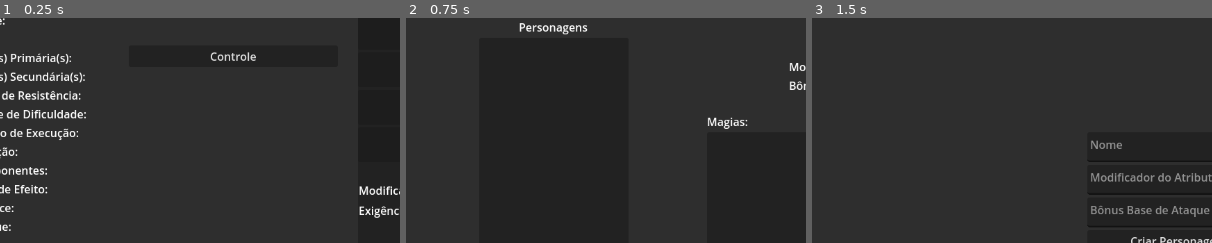
Above: before the commit, frames 1-3 (left to right).
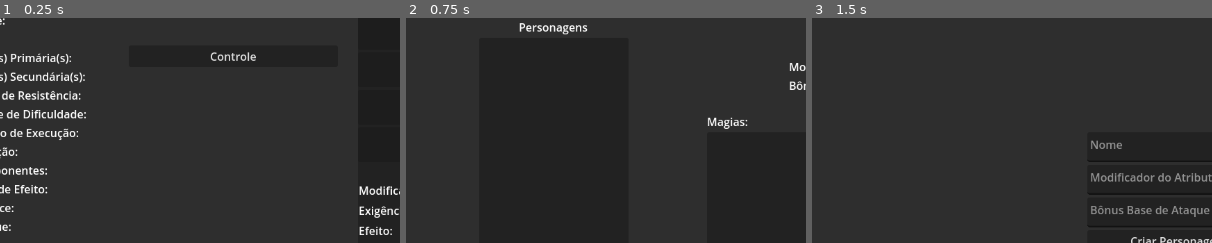
Above: after the commit, the same moments.

Repository: GuiSantosHashDaSilva/ArquivosDeMagnavia
Game: Godot game, scene res://Cenas/detalhes_magia.tscn
Two runs of this game, one before a commit and one after it. Both use one fixed random seed, a clock stepped at 60 frames per second and the inputs below. The project has no main scene, so this scene is started directly.
Inputs:
- Up to frame 1 (0.25 s): no input
- Up to frame 2 (0.75 s): click "Voltar" at 0.5 s
- Up to frame 3 (1.5 s): click "Criar Personagem" at 1.25 s
The pictures show only the part of the screen within x 4-54%, y 11-61%; the shares and areas given below are measured in that part.

The runs differ from the first frame. In frame 1, 0.2% of the frame differs, in the area x 89-98%, y 92-97%; in frame 2, nothing differs; in frame 3, nothing differs.
Error before the commit: Invalid access to property or key 'nome' on a base object of type 'Nil'. (res://Scripts/detalhes_magia.gd:32)
Error after the commit: Invalid access to property or key 'nome' on a base object of type 'Nil'. (res://Scripts/detalhes_magia.gd:33)

Commit message:
Modificação "adicionar condição" implementada

Diff:
--- a/Cenas/detalhes_magia.tscn
+++ b/Cenas/detalhes_magia.tscn
@@ -3,7 +3,7 @@
 [ext_resource type="Script" path="res://Scripts/detalhes_magia.gd" id="1_ur63k"]
 [ext_resource type="PackedScene" uid="uid://btrvnua8ljb3n" path="res://Cenas/button_modificador_add_0.tscn" id="2_0c3mr"]
 
-[node name="DetalhesMagia" type="Control" node_paths=PackedS …(257 unchanged characters)… , "labelModificadores", "labelDescricao")]
+[node name="DetalhesMagia" type="Control" node_paths=PackedS …(257 unchanged characters)… , "labelModificadores", "labelDescricao", "labelEfeito")]
 layout_mode = 3
 anchors_preset = 15
 anchor_right = 1.0
@@ -29,6 +29,7 @@
 labelCustoMod = NodePath("mainPanel/panelCaracteristicas/VBoxContainer2/HBoxContainer/labelCustoMod")
 labelModificadores = NodePath("mainPanel/VBoxLabelsDesc/labelModificadores")
 labelDescricao = NodePath("mainPanel/VBoxLabelsDesc/richTextLabelDescricao")
+labelEfeito = NodePath("mainPanel/panelCaracteristicas/VBoxContainer2/richTextLabelEfeito")
 
 [node name="mainPanel" type="Panel" parent="."]
 layout_mode = 1
@@ -239,6 +240,11 @@
 text = "Exigência:"
 autowrap_mode = 2
 
+[node name="richTextLabelEfeito" type="RichTextLabel" parent="mainPanel/panelCaracteristicas/VBoxContainer2"]
+custom_minimum_size = Vector2(0, 150)
+layout_mode = 2
+text = "Efeito:"
+
 [node name="ButtonModificadorAdd0" parent="mainPanel" instance=ExtResource("2_0c3mr")]
 layout_mode = 0
 offset_left = 233.0
--- a/Scripts/detalhes_magia.gd
+++ b/Scripts/detalhes_magia.gd
@@ -19,6 +19,7 @@
 @export var labelCustoMod: Label;
 @export var labelModificadores: Label;
 @export var labelDescricao: RichTextLabel;
+@export var labelEfeito: RichTextLabel;
 #endregion
 
 var nomeMod:String;
@@ -59,12 +60,48 @@
 
 func _on_button_modificador_add_0_botao_status() -> void:
 	nomeMod = "Adicionar Condição";
-	efeitoMod = "Concede ao feitiço a capacidade de impor uma o …(233 unchanged characters)…  da característica “DURAÇÃO PROLONGADA”.
-Uma condição deve sempre exigir um Teste de Resistência para que a criatura possa não sofrer seus efeitos.";
+	efeitoMod = "Concede ao feitiço a capacidade de impor uma o …(233 unchanged characters)…  da característica “DURAÇÃO PROLONGADA”. Uma condição deve sempre exigir um Teste de Resistência para que a criatura possa não sofrer seus efeitos.";
 	exigenciaMod = "Nenhuma."
 	labelModificador.text = "Modificador: " + nomeMod;
 	labelExigencia.text = "Exigência: " + exigenciaMod;
+	labelEfeito.text = "Efeito: " + efeitoMod;
 	labelCustoMod.text = "Custo: " + str(custoMod);
+	pass # Replace with function body.
+
+func _on_button_modificador_add_0_status_selecionado(index:int) -> void:
+	match index:
+		0:  custoMod = 1;
+		1: custoMod = 1;
+		2: custoMod = 2;
+		3: custoMod = 3;
+		4: custoMod = 4;
+		5: custoMod = 1;
+		6: custoMod = 1;
+		7: custoMod = 2;
+		8: custoMod = 5;
+		9: custoMod = 2;
+		10: custoMod = 4;
+		11: custoMod = 2;
+		12: custoMod = 2;
+		13: custoMod = 1;
+		14: custoMod = 2;
+		15: custoMod = 2;
+		16: custoMod = 2;
+		17: custoMod = 8;
+		18: custoMod = 5;
+		19: custoMod = 2;
+		20: custoMod = 2;
+		21: custoMod = 6;
+		22: custoMod = 2;
+		23: custoMod = 8;
+		24: custoMod = 1;
+		25: custoMod = 1;
+		26: custoMod = 3;
+		27: custoMod = 2;
+		28: custoMod = 1;
+		29: custoMod = 3;
+	labelCustoMod.text = "Custo: " + str(custoMod);
+	print("index status: " + str(index));
 	pass # Replace with function body.
 
 func _on_option_controle_item_selected(index:int) -> void:
@@ -148,9 +185,6 @@
 	pass # Replace with function body.
 
 
-func _on_button_modificador_add_0_status_selecionado(index:int) -> void:
-	print("index status: " + str(index));
-	pass # Replace with function body.
 
 
 func _on_button_modificador_add_0_valor_empurrao(value:float) -> void:
